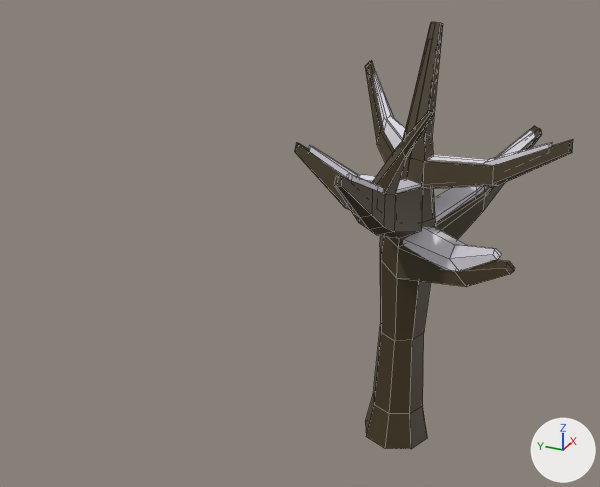
Two versions of the FBX model Assets/Prefabs/Snow/snow_death_three.fbx, one commit apart.
Before and after are seen from a camera (50 mm lens) standing at (-5.93, -1.72, 4.66) and looking at (-0.01, 0.94, 1.7). Lighting does not change. The marker at lower right points along +X, +Y and +Z. Mesh edges are drawn as thin lines. Where no turn or scale is listed for an object, it has been applied to the vertices.

The first picture shows 'Arbre Hiver', 'Cylinder.003'.
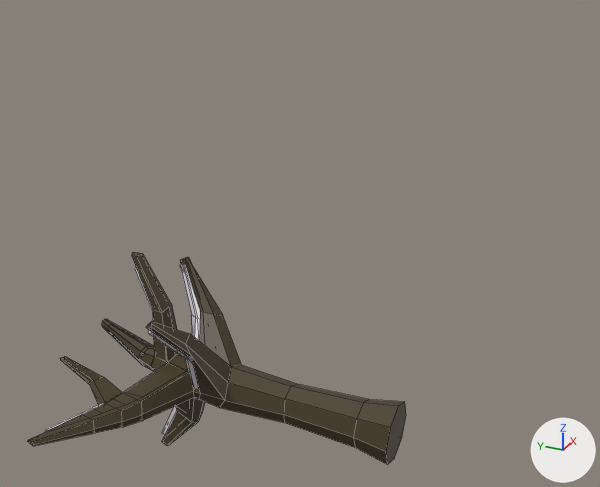
Where the newer file only moved an object's origin or applied its transform, the numbers keep the older frame.

Diff of the bpy script that builds the scene:
```diff
--- a/Assets/Prefabs/Snow/snow_death_three.fbx.py
+++ b/Assets/Prefabs/Snow/snow_death_three.fbx.py
@@ me_cylinder_005 @@
 me_cylinder_005.from_pydata(...)  # 158 vertices, 149 faces; spans x -1.33..0.8, y -1.02..0.88, z -0.59..2.23
 # used by ob_cylinder_003; location = (0.0, 0.005, 1.21)
+# me_cylinder_005 part 1: the whole mesh is turned -89 degrees about the x axis through its middle, then moved by (0.0, 2.06, -1.93)
 me_cylinder_005.materials.append(mat_snow)
@@ me_cylinder_004 @@
 me_cylinder_004.from_pydata(...)  # 184 vertices, 178 faces; spans x -6.61..3.76, y -5.09..4.4, z -1.0..2.53
 # used by ob_arbre_hiver; location = (0.0, 0.005, 1.028); scale = (0.228, 0.228, 1.0)
+# me_cylinder_004 part 2: the whole mesh is multiplied about its middle by the matrix ((0.228, 0.0, 0.0), (0.0, 0.004, 1.0), (0.0, -0.228, 0.017)), then moved by (1.1, 2.1, -0.66)
 me_cylinder_004.materials.append(mat_troc)
@@ ob_arbre_hiver @@
 ob_arbre_hiver = bpy.data.objects.new('Arbre Hiver', me_cylinder_004)
-ob_arbre_hiver.location = (0.0, 0.005, 1.028)
-ob_arbre_hiver.scale = (0.228, 0.228, 1.0)
+ob_arbre_hiver.location = (0.0, 0.0, 0.0)
```

Changed parts and their boxes (x1, y1, x2, y2) in the pictures (600 x 487 px):
'Arbre Hiver', reshaped, moved, rescaled (36% wider, 50% shorter)
    before: (295, 22, 573, 449)
    after: (27, 252, 406, 465)
'Cylinder.003', mesh turned
    before: (309, 72, 552, 271)
    after: (45, 264, 200, 435)
